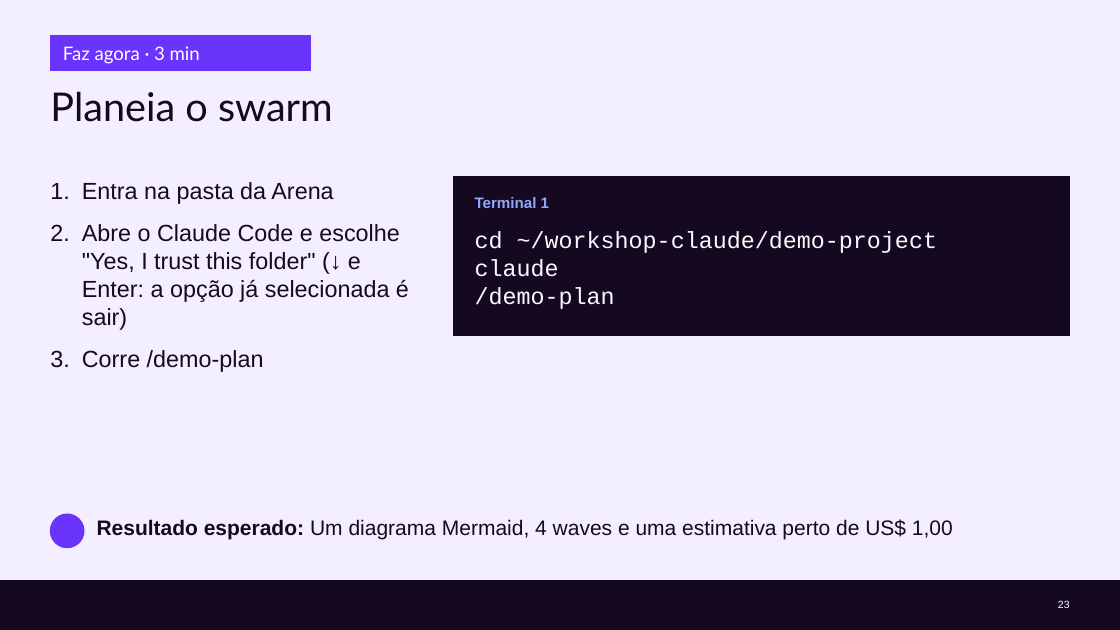
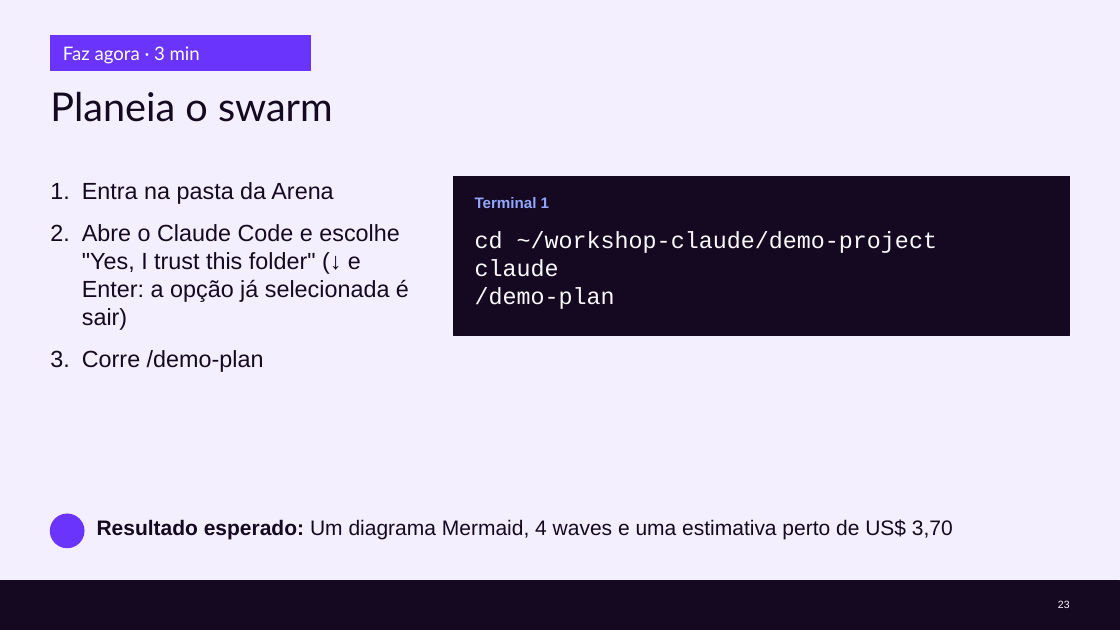
Before and after one commit to cx-guilherme-pinto/workshop-claude, a slide deck: slide 23 of slides/workshop.pptx. Drawn at 1120x630 pixels with LibreOffice and Linux fonts; fonts in the diff are those of the drawing; background and template pictures are left out. Boxes give left, top, right and bottom in pixels: in the first picture for what was removed or moved away, otherwise in the second. Text is boxed around its words. In the diff, an @@ line names an element or a change of style, - is before the commit and + after.

```diff
--- a/slides/workshop.pptx
+++ b/slides/workshop.pptx
@@ text at [97, 519, 953, 539]: text changed @@
-Resultado esperado: Um diagrama Mermaid, 4 waves e uma estimativa perto de US$ 1,00
+Resultado esperado: Um diagrama Mermaid, 4 waves e uma estimativa perto de US$ 3,70
```
Also in this commit, not shown: 12 other slides changed, 52 other files.
